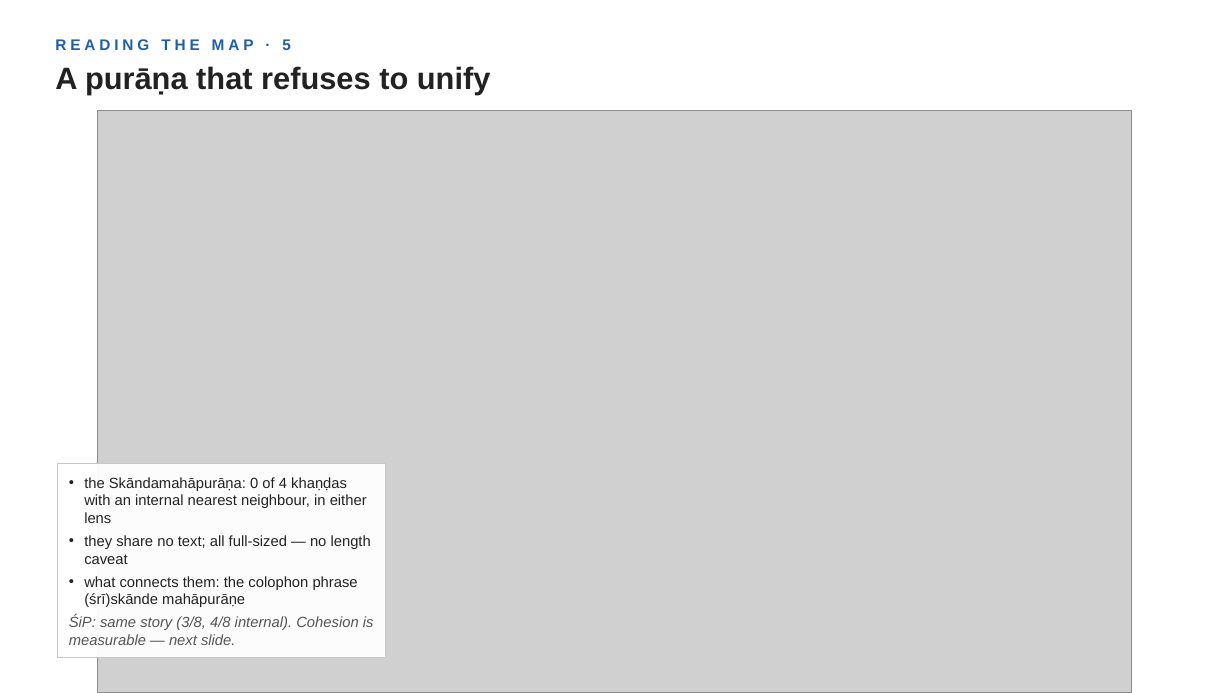
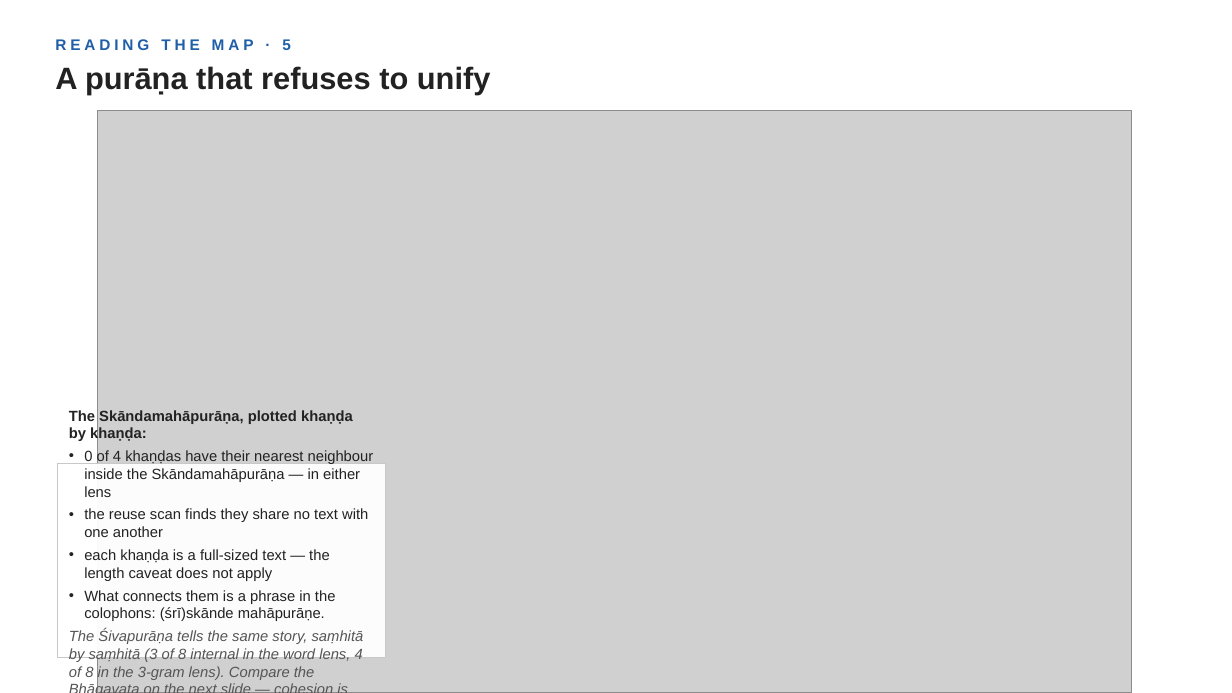
Before and after one commit to kengoharimoto/stylometry-experiments, a slide deck: slide 15 of materials/presentation_2026/chronology_stratification.pptx (slide 14 before the commit). Drawn at 1232x693 pixels with LibreOffice and Linux fonts; fonts in the diff are those of the drawing; grey boxes stand for pictures. Boxes give left, top, right and bottom in pixels: in the first picture for what was removed or moved away, otherwise in the second. Text is boxed around its words. In the diff, an @@ line names an element or a change of style, - is before the commit and + after.

```diff
--- a/materials/presentation_2026/chronology_stratification.pptx
+++ b/materials/presentation_2026/chronology_stratification.pptx
@@ text at <box>69,410,374,680</box>: text changed @@
-• the Skāndamahāpurāṇa: 0 of 4 khaṇḍas with an internal nearest neighbour, in either lens
-• they share no text; all full-sized — no length caveat
-• what connects them: the colophon phrase (śrī)skānde mahāpurāṇe
-ŚiP: same story (3/8, 4/8 internal). Cohesion is measurable — next slide.
+The Skāndamahāpurāṇa, plotted khaṇḍa by khaṇḍa:
+• 0 of 4 khaṇḍas have their nearest neighbour inside the Skāndamahāpurāṇa — in either lens
+• the reuse scan finds they share no text with one another
+• each khaṇḍa is a full-sized text — the length caveat does not apply
+• What connects them is a phrase in the colophons: (śrī)skānde mahāpurāṇe.
+The Śivapurāṇa tells the same story, saṃhitā by saṃhitā (3 of 8 internal in the word lens, 4 of 8 in the 3-gram lens). Compare the Bhāgavata on the next slide — cohesion is measurable.
```
Also in this commit, not shown: 10 other slides changed, 2 slides added, 1 slide removed, 6 other files.
